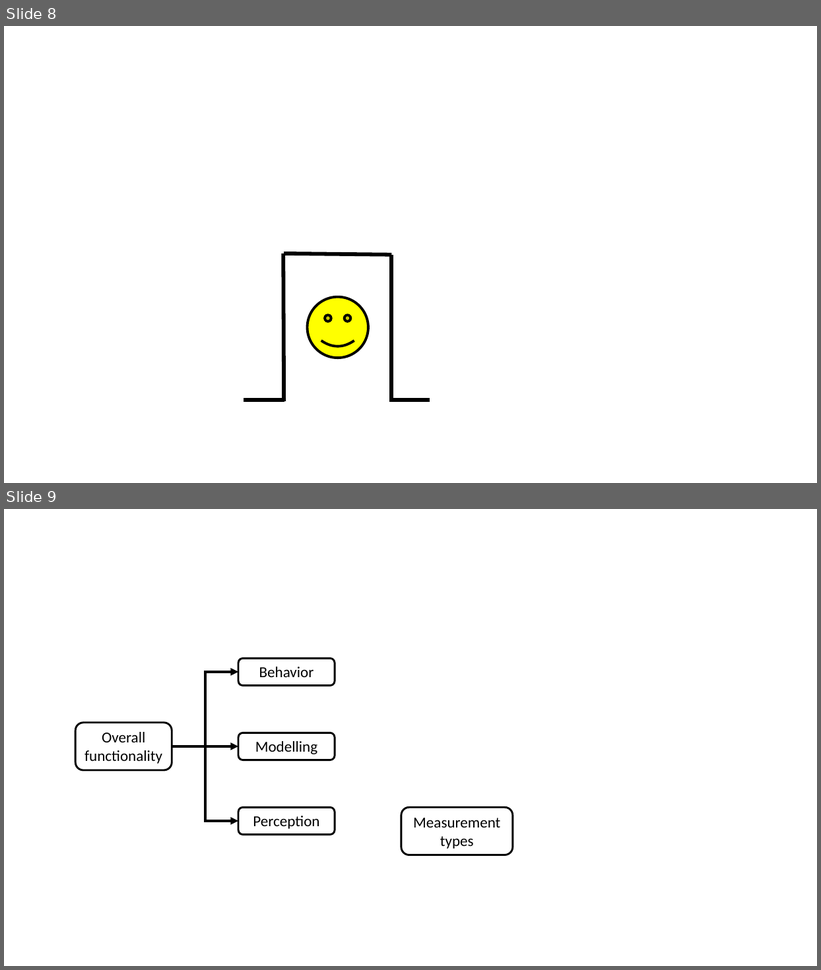
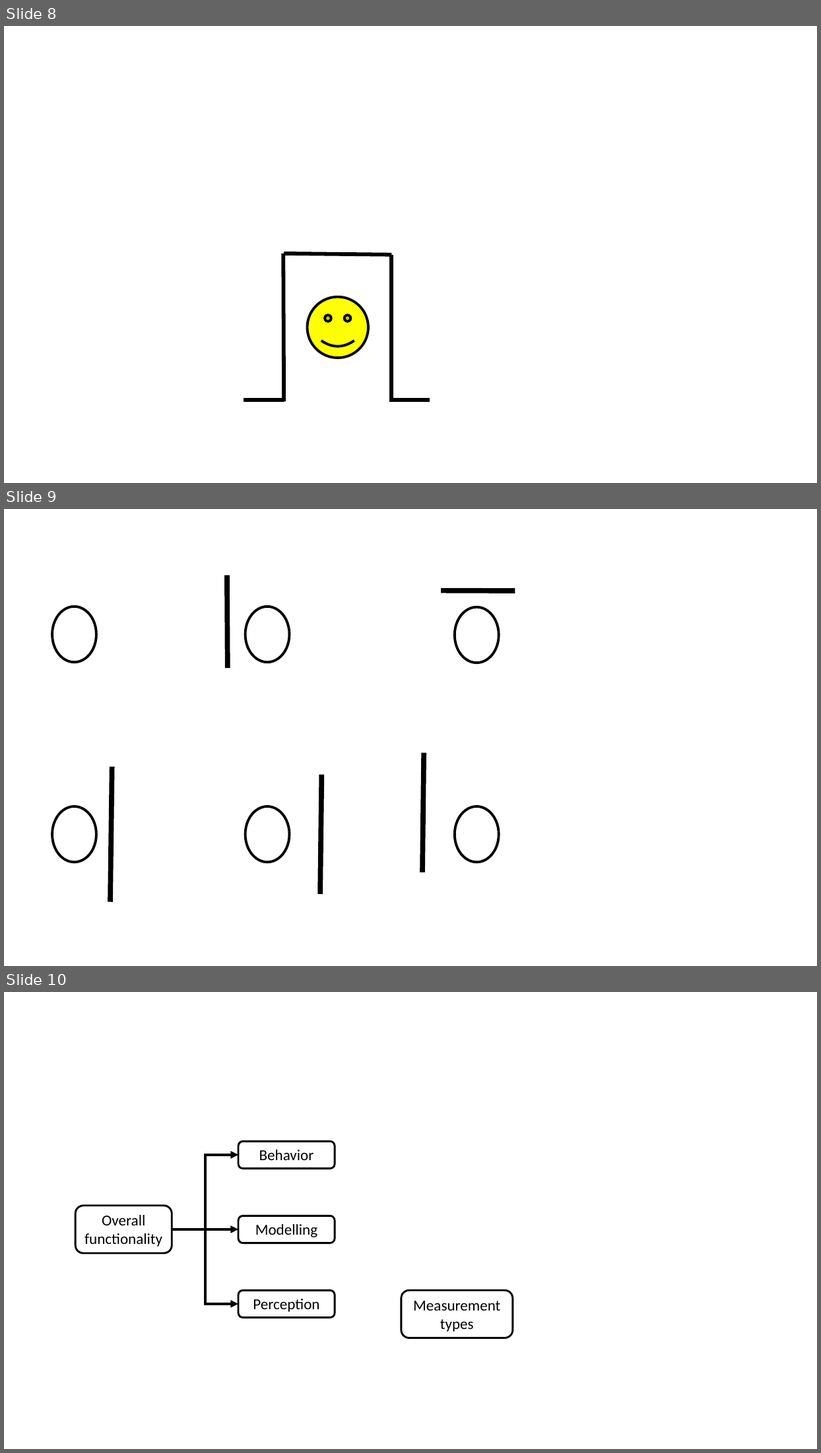
Before and after one commit to BenChurch/Winter2017, a slide deck: CISC870/Paper/FigureCreation.pptx. Shown one above the other, each under a label of ours: slides 8 and 9 before the commit, slides 8, 9 and 10 after it. The pictures are 821x970 and 821x1453 pixels, drawn with LibreOffice and Linux fonts; fonts in the diff are those of the drawing. Boxes give left, top, right and bottom in pixels: in the first picture for what was removed or moved away, otherwise in the second. Text is boxed around its words. In the diff, an @@ line names an element or a change of style, - is before the commit and + after.

```diff
--- a/CISC870/Paper/FigureCreation.pptx
+++ b/CISC870/Paper/FigureCreation.pptx
@@ slide 9 added at (x1=4, y1=509, x2=817, y2=966), background #FFFFFF @@
@@ line added from (228, 668) to (227, 576), #000000 6 pt @@
@@ ellipse added at (x1=52, y1=607, x2=96, y2=662), outline #000000 3 pt @@
@@ ellipse added at (x1=246, y1=607, x2=290, y2=662), outline #000000 3 pt @@
@@ line added from (442, 591) to (516, 591), #000000 6 pt @@
@@ ellipse added at (x1=455, y1=607, x2=499, y2=663), outline #000000 3 pt @@
@@ line added from (424, 753) to (422, 873), #000000 6 pt @@
@@ line added from (112, 767) to (110, 902), #000000 6 pt @@
@@ line added from (322, 775) to (321, 894), #000000 6 pt @@
@@ ellipse added at (x1=52, y1=807, x2=96, y2=862), outline #000000 3 pt @@
@@ ellipse added at (x1=246, y1=807, x2=290, y2=862), outline #000000 3 pt @@
@@ ellipse added at (x1=455, y1=807, x2=499, y2=862), outline #000000 3 pt @@
@@ what was slide 9 is now slide 10 @@
```
Also in this commit, not shown: 7 other files.
